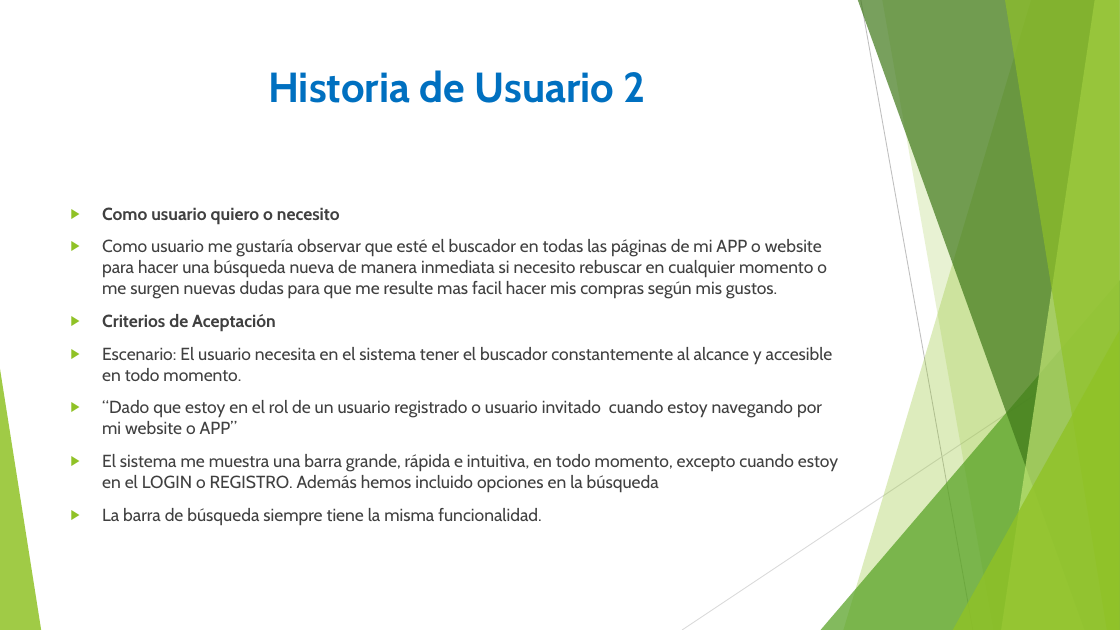
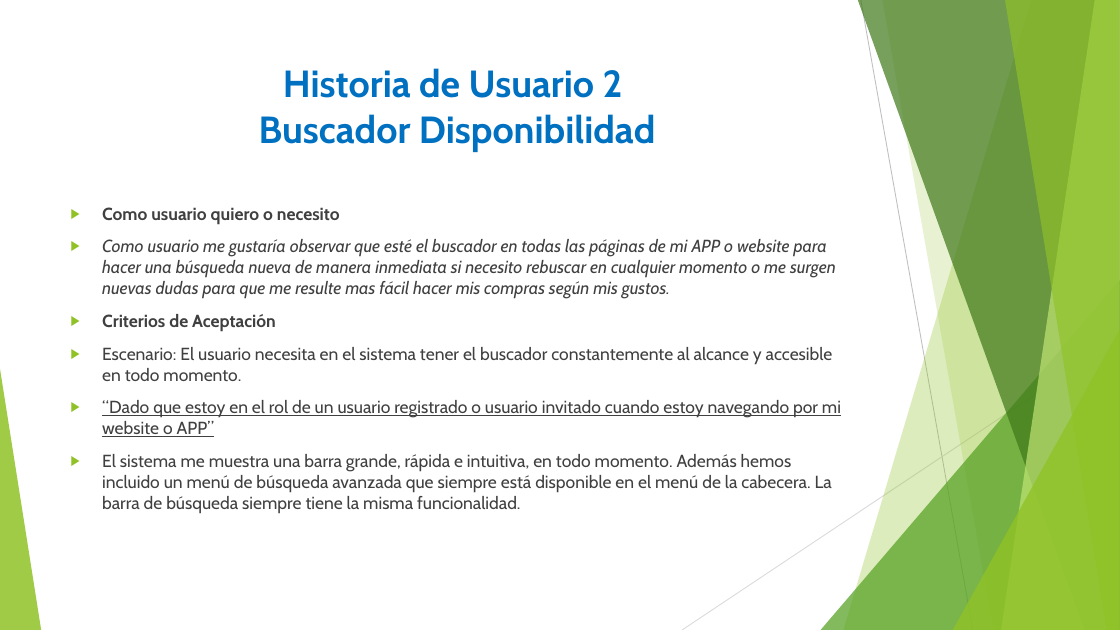
Before and after one commit to Eugenio199226/Ahorrando-Ando, a slide deck: slide 3 of Documentacion/historias de usuario/Criterios de Aceptación/Criterios de Aceptación.pptx. Drawn at 1120x630 pixels with LibreOffice and Linux fonts; fonts in the diff are those of the drawing. Boxes give left, top, right and bottom in pixels: in the first picture for what was removed or moved away, otherwise in the second. Text is boxed around its words. In the diff, an @@ line names an element or a change of style, - is before the commit and + after.

```diff
--- a/Documentacion/historias de usuario/Criterios de Aceptación/Criterios de Aceptación.pptx
+++ b/Documentacion/historias de usuario/Criterios de Aceptación/Criterios de Aceptación.pptx
@@ title at box(259, 68, 655, 152): text changed; size 36 to 32.4 pt @@
-Historia de Usuario 2
+Historia de Usuario 2
+Buscador Disponibilidad
@@ text at box(102, 239, 836, 299): text changed; italic on @@
-▶ Como usuario me gustaría observar que esté el buscador en todas las páginas de mi APP o website para hacer una búsqueda nueva de manera inmediata si necesito rebuscar en cualquier momento o me surgen nuevas dudas para que me resulte mas facil hacer mis compras según mis gustos.
+▶ Como usuario me gustaría observar que esté el buscador en todas las páginas de mi APP o website para hacer una búsqueda nueva de manera inmediata si necesito rebuscar en cualquier momento o me surgen nuevas dudas para que me resulte mas fácil hacer mis compras según mis gustos.
@@ text at box(102, 400, 841, 437): underline on in "“Dado que estoy en el rol de ..." @@
@@ text at box(102, 454, 832, 514): text changed @@
-▶ El sistema me muestra una barra grande, rápida e intuitiva, en todo momento, excepto cuando estoy en el LOGIN o REGISTRO. Además hemos incluido opciones en la búsqueda
-▶ La barra de búsqueda siempre tiene la misma funcionalidad.
+▶ El sistema me muestra una barra grande, rápida e intuitiva, en todo momento. Además hemos incluido un menú de búsqueda avanzada que siempre está disponible en el menú de la cabecera. La barra de búsqueda siempre tiene la misma funcionalidad.
```
Also in this commit, not shown: 7 other slides changed.
